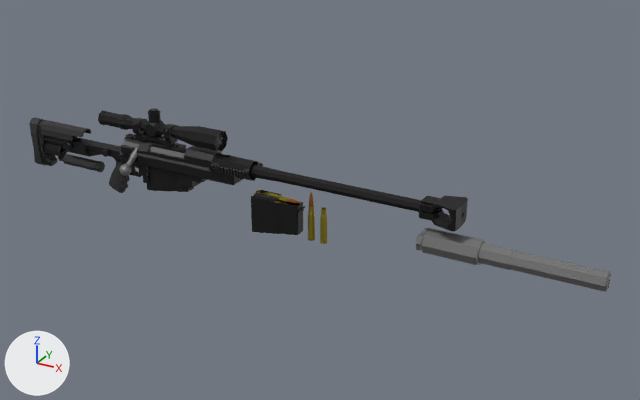
The glTF model assets/models/low-poly_pgm_hecate_ii.glb, before and after one commit.
Both versions are drawn from a camera (50 mm lens) standing at (13.3, -18.73, 9.55) and looking at (2.84, 0.28, 0.04). Lighting does not change. The marker at lower left points along +X, +Y and +Z. The first picture is the older version. Where no turn or scale is listed for an object, it has been applied to the vertices.

The older version as bpy lines, for what is in view:
```python
ob_object_11 = bpy.data.objects.new('Object_11', me_object_4)
ob_object_11.location = (1.67, 0.0, -0.54)
ob_object_12 = bpy.data.objects.new('Object_12', me_object_5)
ob_object_12.location = (1.67, 0.0, -0.54)
ob_object_13 = bpy.data.objects.new('Object_13', me_object_6)
ob_object_13.location = (1.67, 0.0, -0.54)
ob_object_30 = bpy.data.objects.new('Object_30', me_object_15)
ob_object_30.location = (-5.83, 0.0, 0.45)
ob_object_39 = bpy.data.objects.new('Object_39', me_object_20)
ob_object_39.location = (6.04, 0.0, -0.27)
ob_object_4 = bpy.data.objects.new('Object_4', me_object_0)
ob_object_4.location = (2.73, 0.0, -0.34)
ob_object_5 = bpy.data.objects.new('Object_5', me_object_1)
ob_object_5.location = (2.73, 0.0, -0.34)
ob_object_7 = bpy.data.objects.new('Object_7', me_object_2)
ob_object_7.location = (3.11, 0.0, -0.53)
# also in view: 'Object_23' at (-1.23, 0.0, 0.62); 'Object_9' at (-1.92, 0.0, -0.03); 'Object_21' at (-1.93, 0.0, 0.09); 'Object_28' at (-6.39, 0.0, 0.07); 'Object_25' at (-5.46, -0.06, 0.21)
```
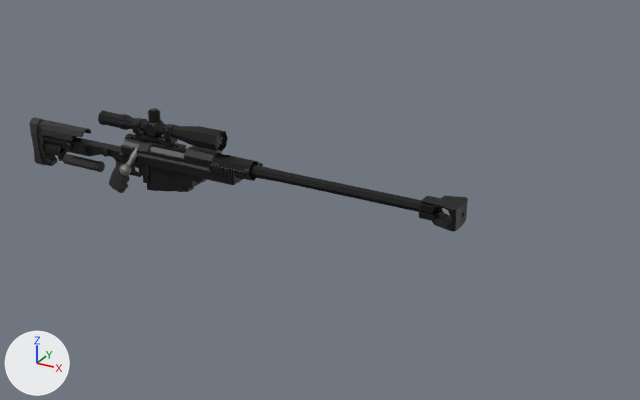
Where the change shows, as pixel boxes [x1, y1, x2, y2] in the pictures (640 x 400 px):
'Object_39', deleted: before [416, 228, 611, 292]
'Object_11', deleted (black): before [251, 190, 305, 235]
'Object_7', deleted: before [320, 207, 327, 244]
'Object_4', deleted: before [308, 206, 315, 241]
'Object_12', deleted (mostly hidden): before [253, 190, 288, 204]
'Object_5', deleted: before [309, 192, 314, 207]
'Object_13', deleted: before [287, 198, 301, 204]

The change, as a diff of the scene's bpy script:
```diff
--- a/assets/models/low-poly_pgm_hecate_ii.glb.py
+++ b/assets/models/low-poly_pgm_hecate_ii.glb.py
@@ ob_object_4 @@
-ob_object_4 = bpy.data.objects.new('Object_4', me_object_0)
-ob_object_4.location = (2.73, 0.0, -0.34)
@@ ob_object_5 @@
-ob_object_5 = bpy.data.objects.new('Object_5', me_object_1)
-ob_object_5.location = (2.73, 0.0, -0.34)
@@ ob_object_7 @@
-ob_object_7 = bpy.data.objects.new('Object_7', me_object_2)
-ob_object_7.location = (3.11, 0.0, -0.53)
@@ ob_object_11 @@
-ob_object_11 = bpy.data.objects.new('Object_11', me_object_4)
-ob_object_11.location = (1.67, 0.0, -0.54)
@@ ob_object_12 @@
-ob_object_12 = bpy.data.objects.new('Object_12', me_object_5)
-ob_object_12.location = (1.67, 0.0, -0.54)
@@ ob_object_13 @@
-ob_object_13 = bpy.data.objects.new('Object_13', me_object_6)
-ob_object_13.location = (1.67, 0.0, -0.54)
@@ ob_object_39 @@
-ob_object_39 = bpy.data.objects.new('Object_39', me_object_20)
-ob_object_39.location = (6.04, 0.0, -0.27)
```
